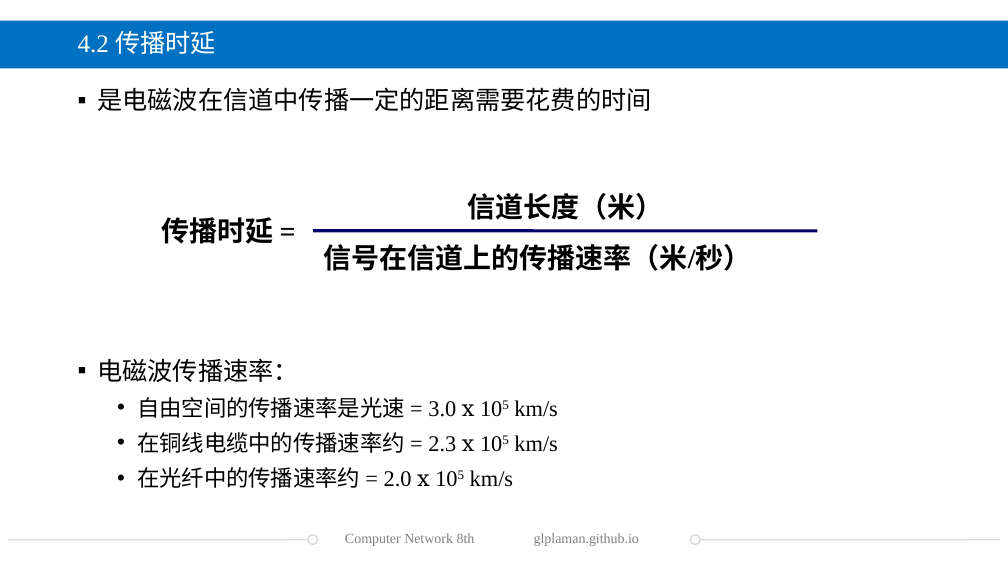
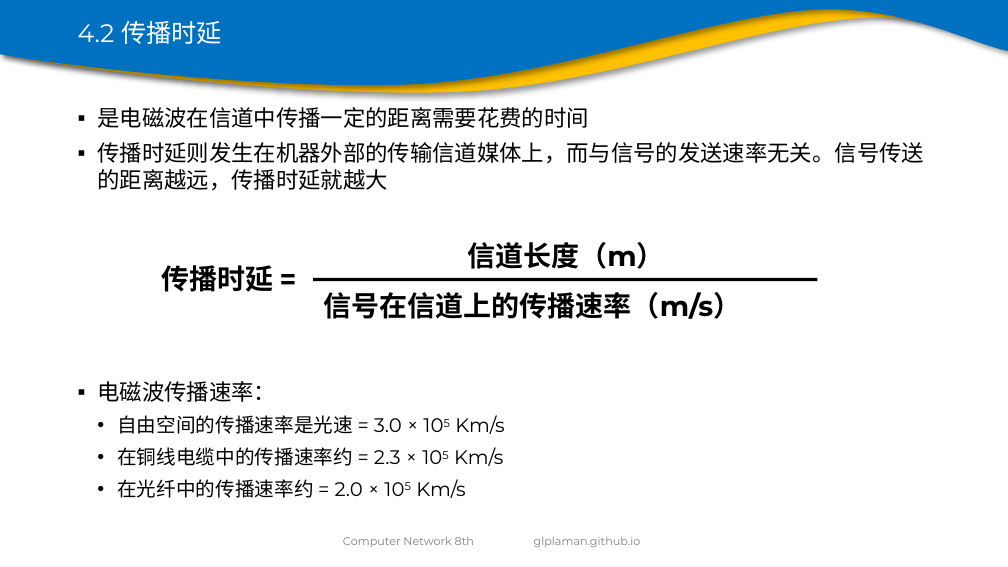
Before and after one commit to glplaman/glplaman.github.io, a slide deck: slide 76 of network/ppt/chap1.pptx (slide 80 before the commit). Drawn at 1008x567 pixels with LibreOffice and Linux fonts; fonts in the diff are those of the drawing; background and template pictures are left out. Boxes give left, top, right and bottom in pixels: in the first picture for what was removed or moved away, otherwise in the second. Text is boxed around its words. In the diff, an @@ line names an element or a change of style, - is before the commit and + after.

```diff
--- a/network/ppt/chap1.pptx
+++ b/network/ppt/chap1.pptx
@@ rectangle removed at bbox=[0, 21, 1008, 69] @@
@@ freeform shape added at bbox=[0, 0, 1008, 93], fill #FFC000 @@
@@ freeform shape added at bbox=[0, 0, 1008, 86], fill #0070C0 @@
@@ title "4.2 传播时延": place and size @@
-title "4.2 传播时延" at bbox=[78, 31, 216, 54]
+title "4.2 传播时延" at bbox=[78, 21, 222, 44]
@@ title "4.2 传播时延" at bbox=[78, 21, 222, 44]: font Times New Roman to Montserrat @@
@@ text "是电磁波在信道中传播一定的距离需要花费的时间": place and size @@
-text "是电磁波在信道中传播一定的距离需要花费的时间" at bbox=[97, 87, 651, 488]
+text "是电磁波在信道中传播一定的距离需要花费的时间" at bbox=[97, 107, 924, 498]
@@ text at bbox=[97, 107, 589, 402]: size 18 to 16 pt, font Times New Roman to Montserrat in "是电磁波在信道中传播一定的距离需要花费的时间", "电磁波传播速率：" @@
@@ text at bbox=[97, 142, 924, 191]: paragraph added @@
+▪ 传播时延则发生在机器外部的传输信道媒体上，而与信号的发送速率无关。信号传送的距离越远，传播时延就越大
@@ text "传播时延 =" at bbox=[161, 265, 273, 292]: font Times New Roman to Montserrat @@
@@ text "传播时延 =": place and size @@
-text "传播时延 =" at bbox=[161, 217, 273, 244]
+text "传播时延 =" at bbox=[161, 265, 273, 292]
@@ text at bbox=[467, 242, 665, 269]: text changed; font Times New Roman to Montserrat @@
-信道长度（米）
+信道长度（m）
@@ line moved from (313, 231) - (817, 231) to (313, 279) - (817, 279) @@
@@ line (313, 279) - (817, 279): stroke #000066 2.25 pt to #000000 2.25 pt @@
@@ text at bbox=[323, 292, 741, 319]: text changed; font Times New Roman to Montserrat @@
-信号在信道上的传播速率（米/秒）
+信号在信道上的传播速率（m/s）
@@ text at bbox=[117, 415, 504, 498]: text changed; size 16 to 14 pt; font Times New Roman to Montserrat @@
-  • 自由空间的传播速率是光速 = 3.0 ⅹ 105 km/s
-  • 在铜线电缆中的传播速率约 = 2.3 ⅹ 105 km/s
-  • 在光纤中的传播速率约 = 2.0 ⅹ 105 km/s
+  • 自由空间的传播速率是光速 = 3.0 × 105 Km/s
+  • 在铜线电缆中的传播速率约 = 2.3 × 105 Km/s
+  • 在光纤中的传播速率约 = 2.0 × 105 Km/s
@@ line removed from (8, 539) to (318, 539) @@
@@ ellipse removed at bbox=[308, 535, 318, 544] @@
@@ text "Computer Network 8th" at bbox=[343, 537, 474, 547]: size 10 to 8 pt, font Times New Roman to Montserrat @@
@@ text "glplaman.github.io" at bbox=[534, 537, 641, 547]: size 10 to 8 pt, font Times New Roman to Montserrat @@
@@ line removed from (690, 539) to (1000, 539) @@
@@ ellipse removed at bbox=[690, 535, 700, 544] @@
```
Also in this commit, not shown: 132 other slides changed, 7 slides added, 16 slides removed, 8 other files.
